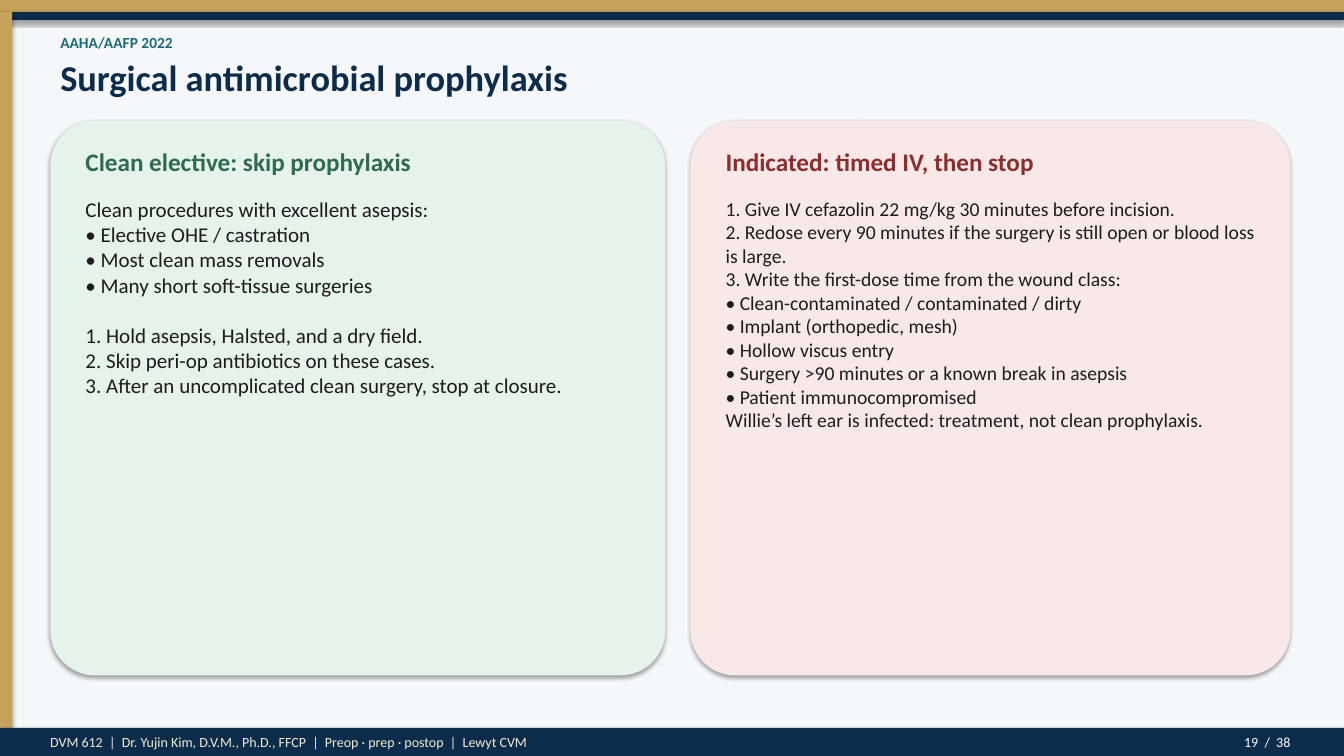
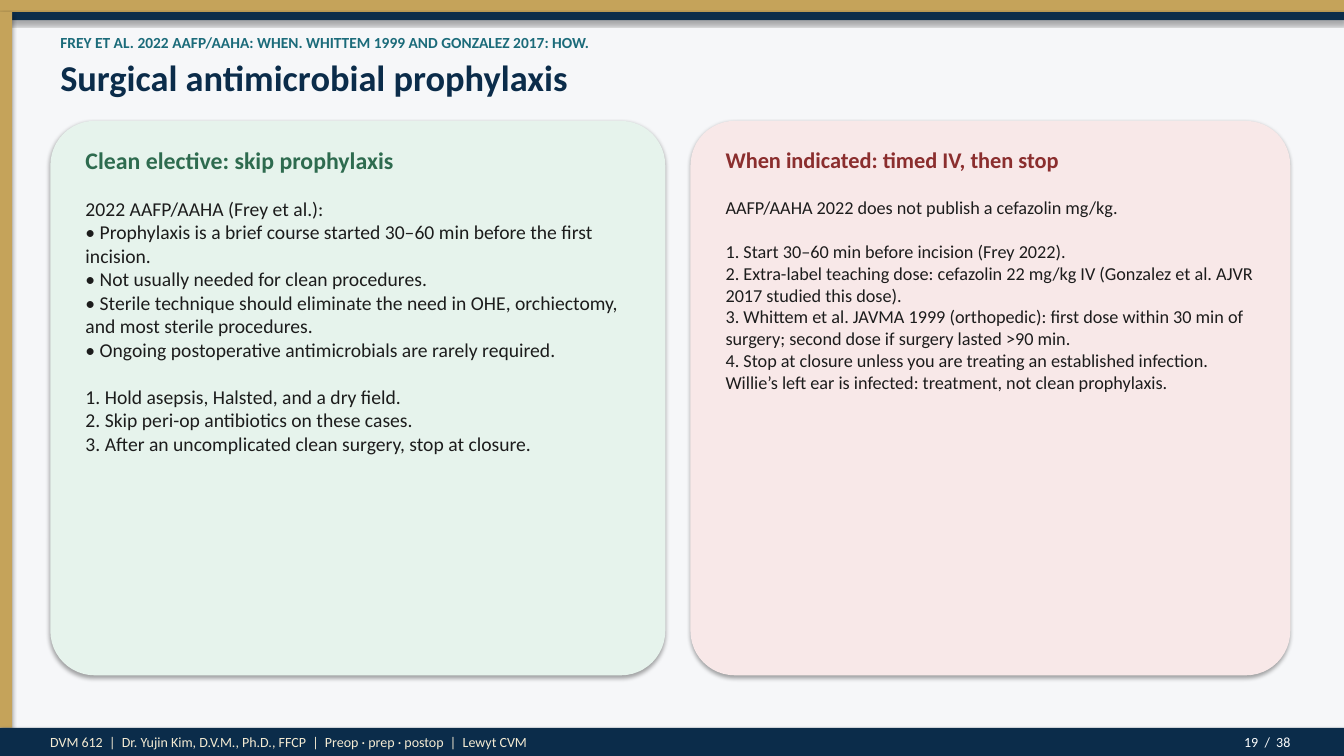
Before and after one commit to drkimvet/happycare, a slide deck: slide 19 of lectures/DVM-612_Week4_Preop_PatientPrep_Postop.pptx. Drawn at 1344x756 pixels with LibreOffice and Linux fonts; fonts in the diff are those of the drawing. Boxes give left, top, right and bottom in pixels: in the first picture for what was removed or moved away, otherwise in the second. Text is boxed around its words. In the diff, an @@ line names an element or a change of style, - is before the commit and + after.

```diff
--- a/lectures/DVM-612_Week4_Preop_PatientPrep_Postop.pptx
+++ b/lectures/DVM-612_Week4_Preop_PatientPrep_Postop.pptx
@@ text at <box>60,37,589,49</box>: text changed @@
-AAHA/AAFP 2022
+FREY ET AL. 2022 AAFP/AAHA: WHEN. WHITTEM 1999 AND GONZALEZ 2017: HOW.
@@ text "Clean elective: skip prophylaxis" at <box>85,152,394,173</box>: size 18 to 17 pt @@
@@ text at <box>726,152,1058,172</box>: text changed; size 18 to 16 pt @@
-Indicated: timed IV, then stop
+When indicated: timed IV, then stop
@@ text at <box>85,202,618,455</box>: text changed; size 15 to 14 pt @@
-Clean procedures with excellent asepsis:
-• Elective OHE / castration
-• Most clean mass removals
-• Many short soft-tissue surgeries
-1. Hold asepsis, Halsted, and a dry field.
-2. Skip peri-op antibiotics on these cases.
-3. After an uncomplicated clean surgery, stop at closure.
+2022 AAFP/AAHA (Frey et al.):
+• Prophylaxis is a brief course started 30–60 min before the first incision.
+• Not usually needed for clean procedures.
+• Sterile technique should eliminate the need in OHE, orchiectomy, and most sterile procedures.
+• Ongoing postoperative antimicrobials are rarely required.
+1. Hold asepsis, Halsted, and a dry field.
+2. Skip peri-op antibiotics on these cases.
+3. After an uncomplicated clean surgery, stop at closure.
@@ text at <box>726,201,1253,392</box>: text changed; size 14 to 13 pt @@
-1. Give IV cefazolin 22 mg/kg 30 minutes before incision.
-2. Redose every 90 minutes if the surgery is still open or blood loss is large.
-3. Write the first-dose time from the wound class:
-• Clean-contaminated / contaminated / dirty
-• Implant (orthopedic, mesh)
-• Hollow viscus entry
-• Surgery >90 minutes or a known break in asepsis
-• Patient immunocompromised
-Willie’s left ear is infected: treatment, not clean prophylaxis.
+AAFP/AAHA 2022 does not publish a cefazolin mg/kg.
+1. Start 30–60 min before incision (Frey 2022).
+2. Extra-label teaching dose: cefazolin 22 mg/kg IV (Gonzalez et al. AJVR 2017 studied this dose).
+3. Whittem et al. JAVMA 1999 (orthopedic): first dose within 30 min of surgery; second dose if surgery lasted >90 min.
+4. Stop at closure unless you are treating an established infection.
+Willie’s left ear is infected: treatment, not clean prophylaxis.
```
Also in this commit, not shown: 9 other slides changed, 4 other files.
